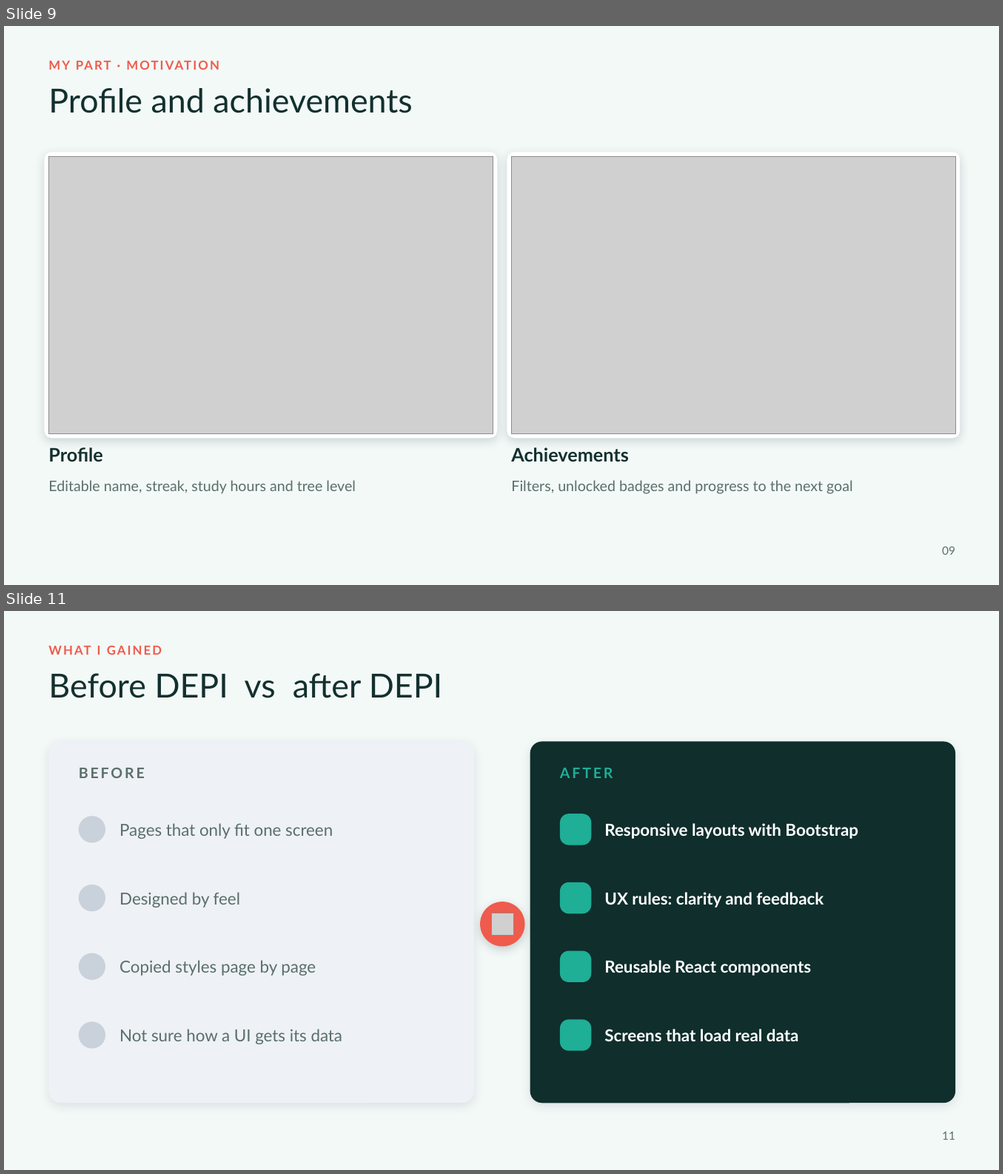
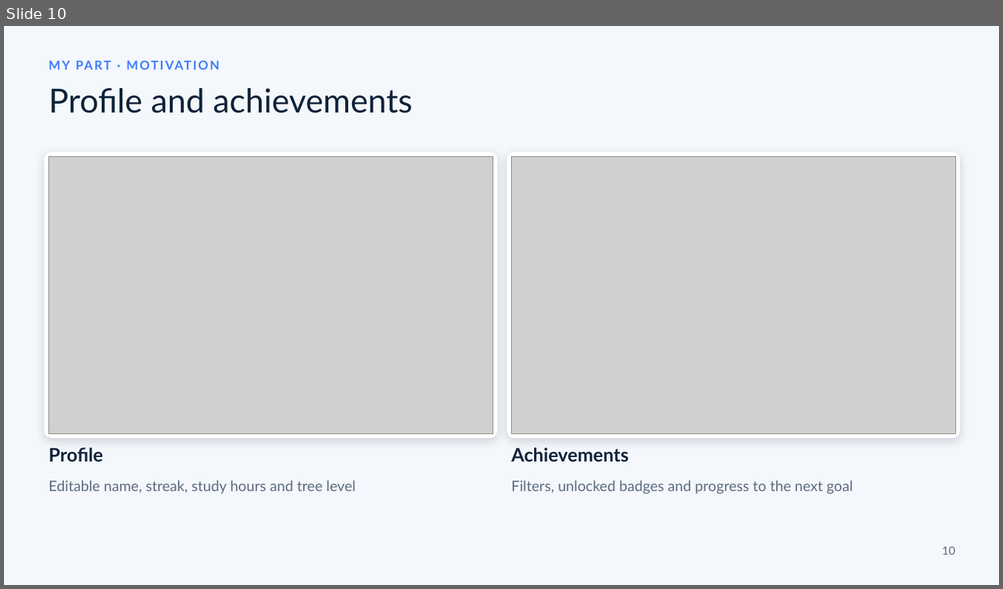
Before and after one commit to Saif-eldin-Ahmed-Helmy/Interactive-Learning-Platform, a slide deck: output/discussion/Maaly-DEPI-Discussion.pptx. Shown one above the other, each under a label of ours: slides 9 and 11 before the commit, slide 10 after it; the slides between them are not shown. The pictures are 1003x1174 and 1003x589 pixels, drawn with LibreOffice and Linux fonts; fonts in the diff are those of the drawing; grey boxes stand for pictures; background and template pictures are left out. Boxes give left, top, right and bottom in pixels: in the first picture for what was removed or moved away, otherwise in the second. Text is boxed around its words. In the diff, an @@ line names an element or a change of style, - is before the commit and + after.

```diff
--- a/output/discussion/Maaly-DEPI-Discussion.pptx
+++ b/output/discussion/Maaly-DEPI-Discussion.pptx
@@ slide 11 removed at <box>4,611,999,1170</box>, background #F3F9F7 @@
@@ text removed at <box>97,646,101,655</box> @@
-WHAT I GAINED
@@ text removed at <box>48,673,442,698</box> @@
-Before DEPI vs after DEPI
@@ rounded rectangle removed at <box>48,741,474,1103</box> @@
@@ rounded rectangle removed at <box>530,741,956,1103</box> @@
@@ text removed at <box>79,767,145,778</box> @@
-BEFORE
@@ text removed at <box>560,768,613,778</box> @@
-AFTER
@@ ellipse removed at <box>79,816,105,843</box> @@
@@ text removed at <box>119,823,333,839</box> @@
-Pages that only fit one screen
@@ rounded rectangle removed at <box>560,814,591,846</box> @@
@@ text removed at <box>604,823,858,839</box> @@
-Responsive layouts with Bootstrap
@@ ellipse removed at <box>79,885,105,911</box> @@
@@ text removed at <box>119,892,240,908</box> @@
-Designed by feel
@@ rounded rectangle removed at <box>560,883,591,914</box> @@
@@ text removed at <box>604,892,823,908</box> @@
-UX rules: clarity and feedback
@@ ellipse removed at <box>480,902,525,947</box> @@
@@ picture removed at <box>491,913,514,936</box> @@
@@ ellipse removed at <box>79,954,105,980</box> @@
@@ text removed at <box>119,960,316,976</box> @@
-Copied styles page by page
@@ rounded rectangle removed at <box>560,951,591,982</box> @@
@@ text removed at <box>604,960,811,976</box> @@
-Reusable React components
@@ ellipse removed at <box>79,1022,105,1049</box> @@
@@ text removed at <box>119,1029,343,1045</box> @@
-Not sure how a UI gets its data
@@ rounded rectangle removed at <box>560,1020,591,1051</box> @@
@@ text removed at <box>604,1029,799,1042</box> @@
-Screens that load real data
@@ text removed at <box>942,1132,955,1140</box> @@
-11
@@ what was slide 9 is now slide 10 @@
@@ slide 10 changed as well @@
@@ background #F3F9F7 to #F4F7FB @@
@@ text "MY PART · MOTIVATION" at <box>48,57,720,80</box>: text colour #EF5B4C to #3D7BFF @@
@@ text "Editable name, streak, study hours ..." at <box>48,480,356,494</box>: text colour #5A6F6C to #5C6B80 @@
@@ text "Filters, unlocked badges and progress ..." at <box>511,480,853,494</box>: text colour #5A6F6C to #5C6B80 @@
@@ text at <box>942,547,955,555</box>: text changed; text colour #5A6F6C to #5C6B80 @@
-09
+10
```
Also in this commit, not shown: 8 other slides changed, 4 slides added, 2 other slides removed, 10 other files.
